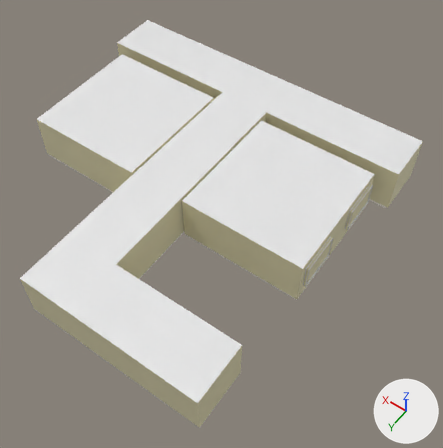
An edit to the Blender file - [ Non Unity Assets ] -/Enviroment.blend, drawn before and after from the same camera.
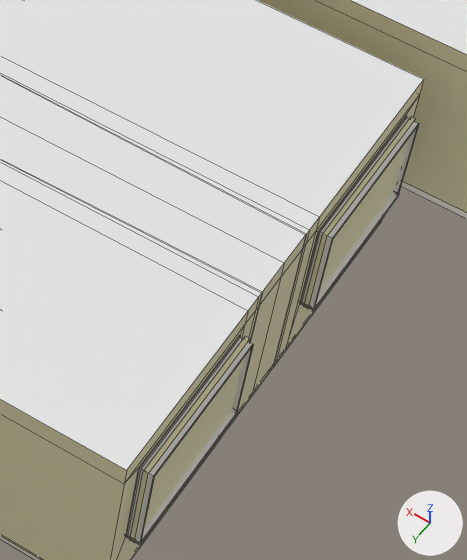
Each version is shown whole from a camera (50 mm lens) standing at (-12.1, 15.3, 21.6) and looking at (-2.4, 1.6, 0.1), then close up on the part from 61% to 87% of the width and 35% to 65% of the height. Every picture has the same lights, and +X, +Y and +Z are marked at lower right. The close-ups show mesh edges as thin lines.

Script lines for the objects in view, before the commit:
```python
me_plane = bpy.data.meshes.new('Plane')
me_plane.from_pydata(...)  # 270 vertices, 258 faces; spans x -7.9..7.9, y -6.0..9.5, z 0.0..2.3
# faces by material slot: [48, 55, 136, 19]
me_plane.materials.append(mat_wall)  # beige #e7dfb7
me_plane.materials.append(mat_floor)  # dark blue #120a36
me_plane.materials.append(mat_board)  # white #fff8ee
me_plane.materials.append(mat_ceiling)  # white #e7e7e7
me_plane_002 = bpy.data.meshes.new('Plane.002')
me_plane_002.from_pydata(...)  # 133 vertices, 116 faces; spans x -7.26..-1.3, y -2.97..0.0, z 0.0..2.3
# faces by material slot: [33, 12, 39, 5, 26, 1]
me_plane_002.materials.append(mat_wall)  # beige #e7dfb7
me_plane_002.materials.append(mat_floor)  # dark blue #120a36
me_plane_002.materials.append(mat_board)  # white #fff8ee
me_plane_002.materials.append(mat_ceiling)  # white #e7e7e7
me_plane_002.materials.append(mat_window_edge)  # white #e7e7e7
me_plane_002.materials.append(mat_window)  # cyan #63cfe7
ob_corridor = bpy.data.objects.new('Corridor', me_plane)
ob_corridor.location = (0.0, 0.0, 0.0)
ob_room = bpy.data.objects.new('Room', me_plane_002)
ob_room.location = (0.0, 0.0, 0.0)
_m = ob_room.modifiers.new('Mirror', 'MIRROR')
_m.use_axis = (True, True, False)
```
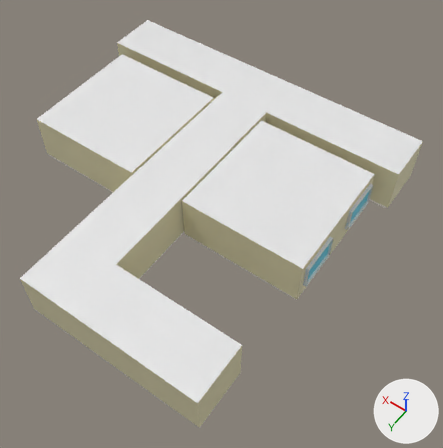
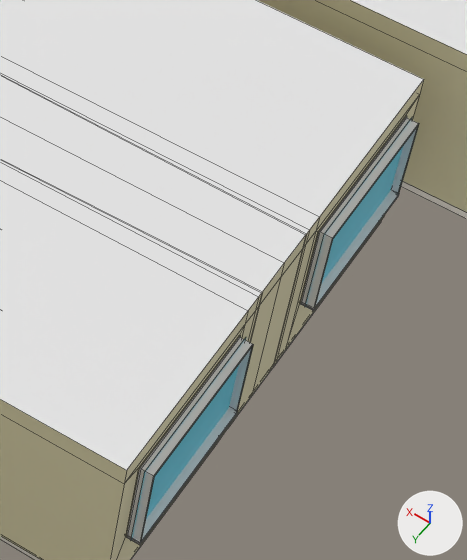
Changed parts and their boxes (x1, y1, x2, y2) in the close-ups (467 x 560 px):
'Windows', added (cyan): after (131, 118, 412, 540)
part 1 of me_plane_002, deleted: before (130, 116, 416, 543)

The change, as a list of edits to the scene's bpy script:
```text
Change me_plane_002:
    where me_plane_002.from_pydata(...)  # 133 vertices, 116 faces; spans x -7.26..-1.3, y -2.97..0.0, z 0.0..2.3
    used by ob_room; location = (0.0, 0.0, 0.0)
    me_plane_002 part 1: the loose piece of 8 vertices spanning x -7.21..-7.15, y -2.7..-0.78, z 0.81..2.01 is deleted
    remove me_plane_002.materials.append(mat_window)  # cyan #63cfe7
Add me_plane_001:
    me_plane_001.from_pydata([(-7.17, -2.7, 0.81), (-7.17, -2.7, 2.01), (-7.17, -0.78, 0.81), (-7.17, -0.78, 2.01)], [], [(2, 3, 1, 0)])
    me_plane_001.materials.append(mat_window)  # cyan #63cfe7
Add ob_windows:
    ob_windows = bpy.data.objects.new('Windows', me_plane_001)
    ob_windows.location = (0.0, 0.0, 0.0)
    _m = ob_windows.modifiers.new('Mirror', 'MIRROR')
    _m.use_axis = (True, True, False)
```
